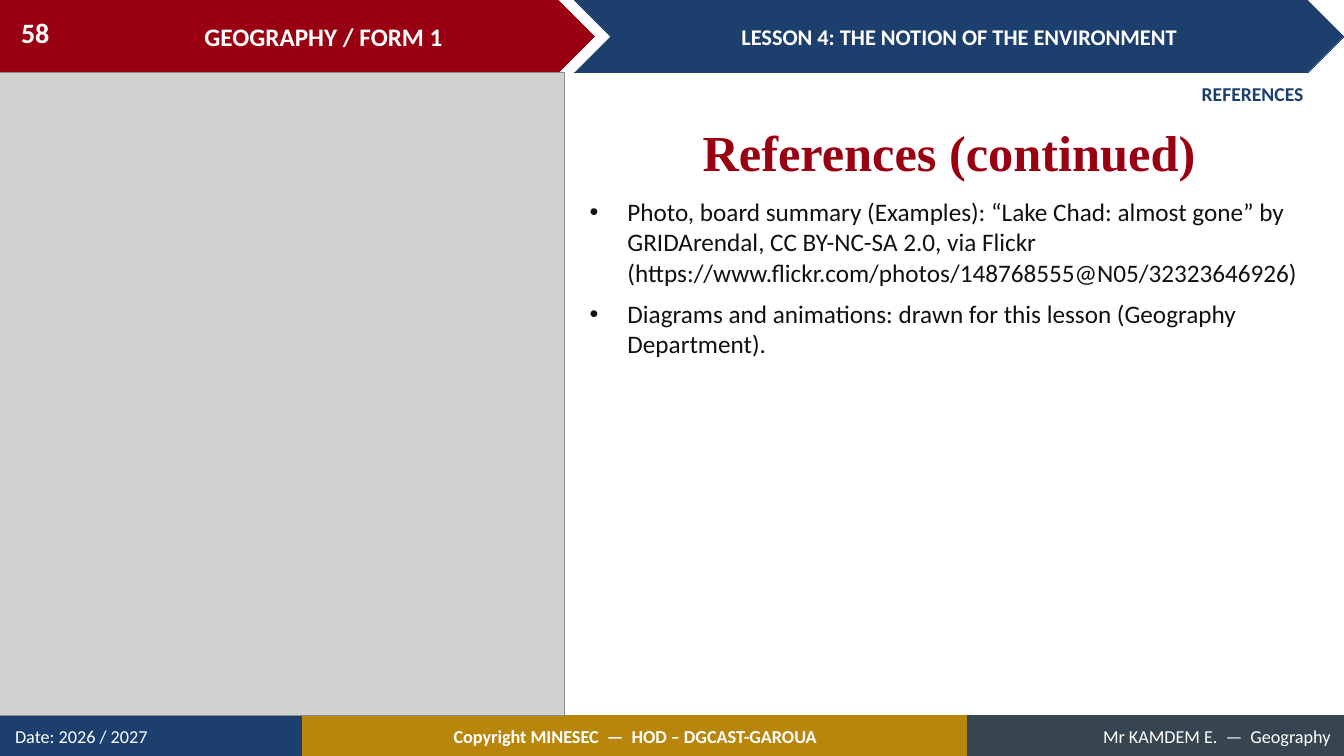
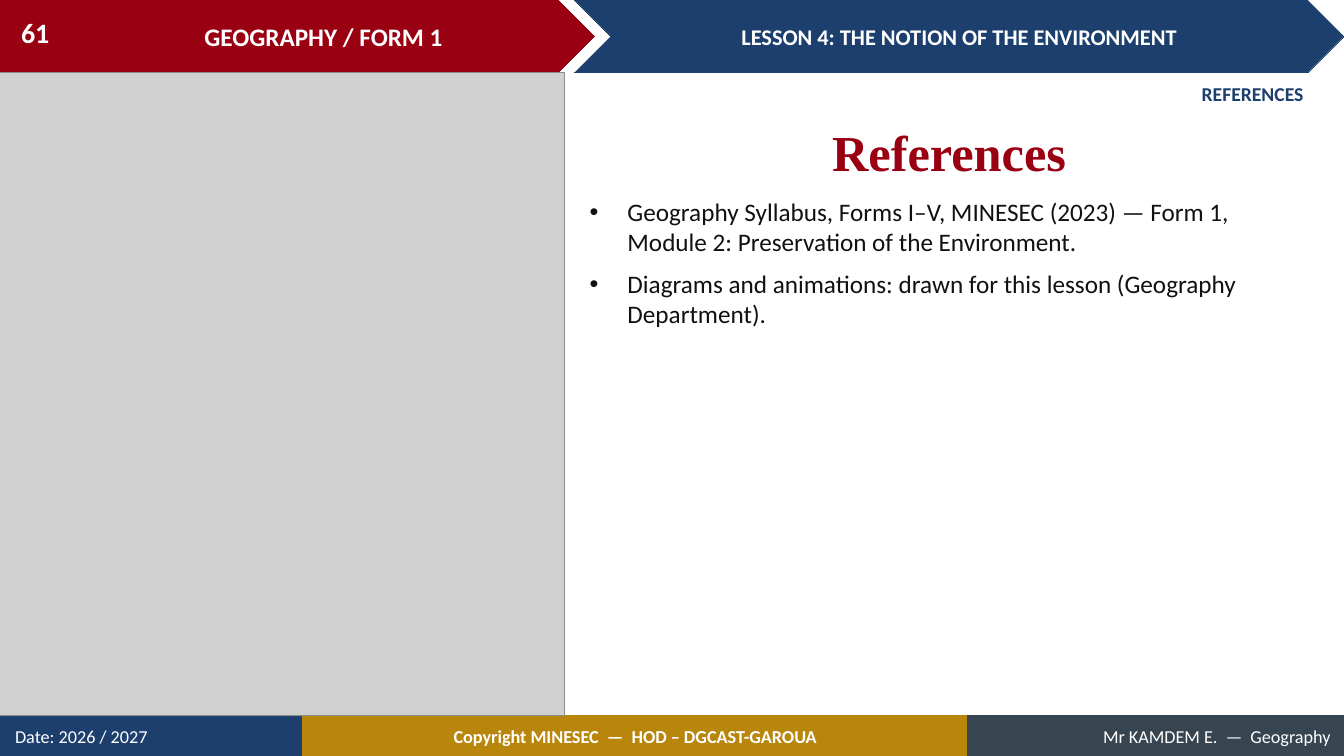
Before and after one commit to Berthautk/linea-github, a slide deck: slide 61 of lecons/F1/07_F1_M2_L04_The_Notion_of_the_Environment.pptx (slide 58 before the commit). Drawn at 1344x756 pixels with LibreOffice and Linux fonts; fonts in the diff are those of the drawing; grey boxes stand for pictures. Boxes give left, top, right and bottom in pixels: in the first picture for what was removed or moved away, otherwise in the second. Text is boxed around its words. In the diff, an @@ line names an element or a change of style, - is before the commit and + after.

```diff
--- a/lecons/F1/07_F1_M2_L04_The_Notion_of_the_Environment.pptx
+++ b/lecons/F1/07_F1_M2_L04_The_Notion_of_the_Environment.pptx
@@ page number at [21,24,49,44]: text changed @@
-58
+61
@@ text at [832,135,1066,172]: text changed @@
-References (continued)
+References
@@ text at [627,202,1228,252]: text changed @@
-• Photo, board summary (Examples): “Lake Chad: almost gone” by GRIDArendal, CC BY-NC-SA 2.0, via Flickr (https://www.flickr.com/photos/148768555@N05/32323646926)
+• Geography Syllabus, Forms I–V, MINESEC (2023) — Form 1, Module 2: Preservation of the Environment.
```
Also in this commit, not shown: 26 other slides changed, 12 slides added, 9 slides removed, 8 other files.
